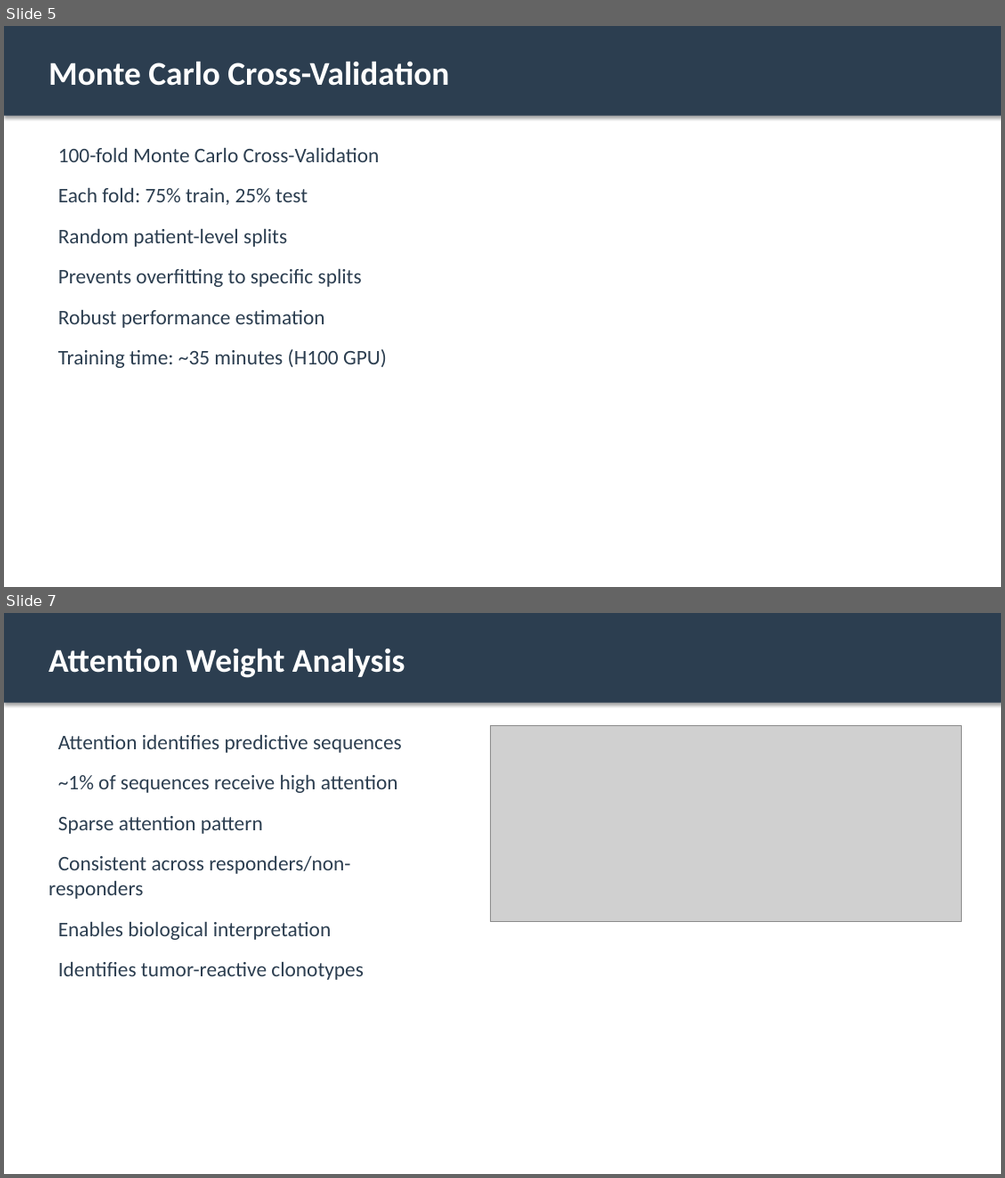
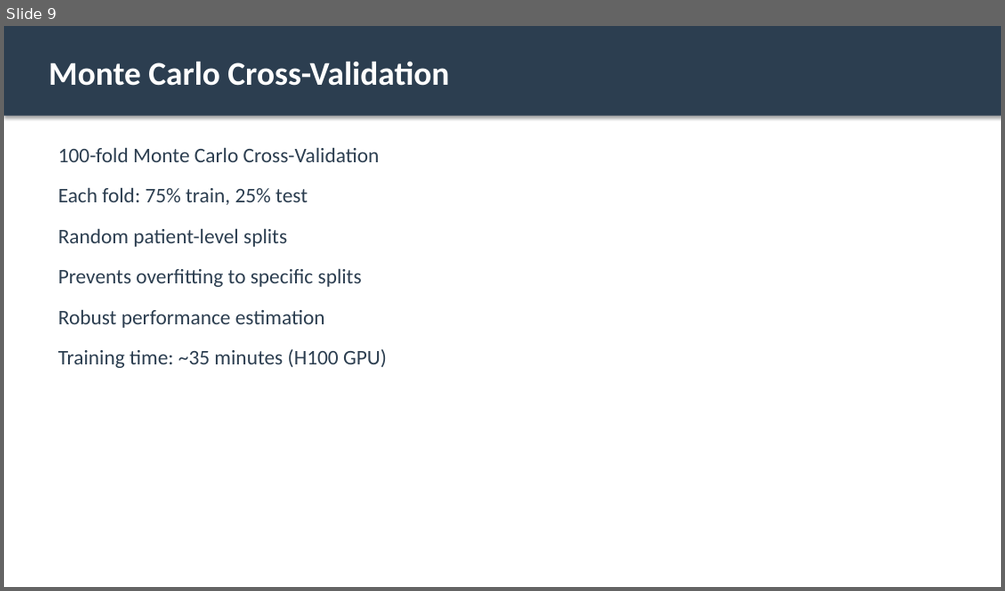
Before and after one commit to MateenahJAHAN/Final_Deliverable_DeepTCRResearch_Mateenah_Jahan_CSIR, a slide deck: results/DeepTCR_Results_Presentation.pptx. Shown one above the other, each under a label of ours: slides 5 and 7 before the commit, slide 9 after it; the slides between them are not shown. The pictures are 1005x1178 and 1005x591 pixels, drawn with LibreOffice and Linux fonts; fonts in the diff are those of the drawing; grey boxes stand for pictures. Boxes give left, top, right and bottom in pixels: in the first picture for what was removed or moved away, otherwise in the second. Text is boxed around its words. In the diff, an @@ line names an element or a change of style, - is before the commit and + after.

```diff
--- a/results/DeepTCR_Results_Presentation.pptx
+++ b/results/DeepTCR_Results_Presentation.pptx
@@ slide 7 removed at (4,613,1001,1174), background #FFFFFF @@
@@ rectangle removed at (4,613,1001,703) @@
@@ text removed at (48,648,405,678) @@
-Attention Weight Analysis
@@ text removed at (48,734,402,980) @@
-Attention identifies predictive sequences
-~1% of sequences receive high attention
-Sparse attention pattern
-Consistent across responders/non-responders
-Enables biological interpretation
-Identifies tumor-reactive clonotypes
@@ picture removed at (490,725,961,921) @@
@@ what was slide 5 is now slide 9 @@
```
Also in this commit, not shown: 5 slides changed, 14 slides added, 7 other slides removed, 2 other files.
